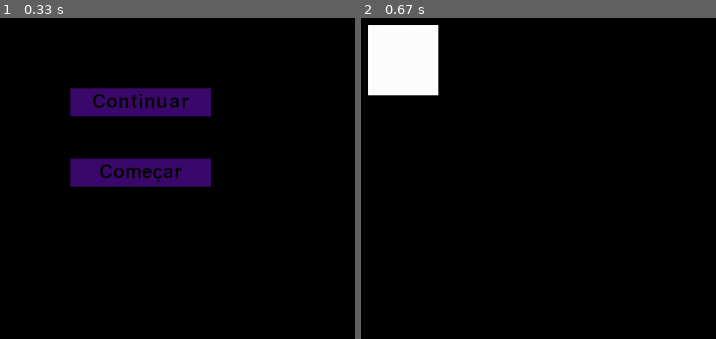
Above: before the commit, frames 1-2 (left to right).
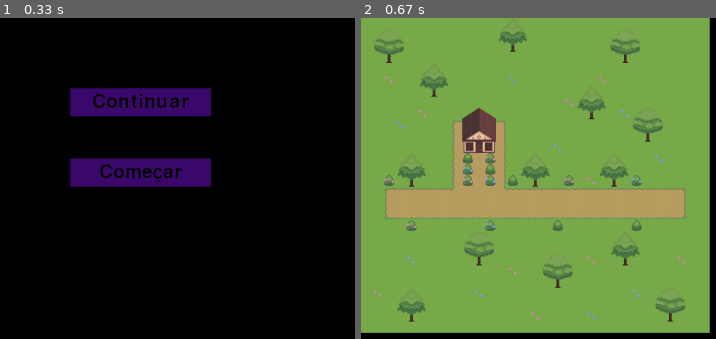
Above: after the commit, the same moments.

Repository: cabral-tiago/pygame-evert
Game: pygame game, started from main.py
Same seed, same stepped clock (60 frames per second), same inputs: the game is played once before the commit and once after it.
Inputs (mouse positions are in pixels of both pictures, inside the frame that each line leads up to):
- Up to frame 1 (0.33 s): no input
- Up to frame 2 (0.67 s): click (499, 101) at 0.38 s

Frame 1 is identical in both runs. In frame 2, 96% of the frame differs, in the area x 0-99%, y 0-99%.

Commit message:
[Add] Levels, Tilesets, Level_1
Adds support for Levels
Adds support for Tilesets
Adds Level_1 to the game

Diff:
--- /dev/null
+++ b/assets/levels/1/layers/0_bg.csv
@@ -0,0 +1,28 @@
+20,20,20,20,20,20,20,20,20,20,20,20,20,20,20,20,20,20,20,20,20,20,20,20,20,20,20,20,20,20,20
+20,20,20,20,20,20,20,20,20,20,20,20,20,20,20,20,20,20,20,20,20,20,20,20,20,20,20,20,20,20,20
+20,20,20,20,20,20,20,20,20,20,20,20,20,20,20,20,20,20,20,20,20,20,20,20,20,20,20,20,20,20,20
+20,20,20,20,20,20,20,20,20,20,20,20,20,20,20,20,20,20,20,20,20,20,20,20,20,20,20,20,20,20,20
+20,20,20,20,20,20,20,20,20,20,20,20,20,20,20,20,20,20,20,20,20,20,20,20,20,20,20,20,20,20,20
+20,20,20,20,20,20,20,20,20,20,20,20,20,20,20,20,20,20,20,20,20,20,20,20,20,20,20,20,20,20,20
+20,20,20,20,20,20,20,20,20,20,20,20,20,20,20,20,20,20,20,20,20,20,20,20,20,20,20,20,20,20,20
+20,20,20,20,20,20,20,20,20,20,20,20,20,20,20,20,20,20,20,20,20,20,20,20,20,20,20,20,20,20,20
+20,20,20,20,20,20,20,20,20,20,20,20,20,20,20,20,20,20,20,20,20,20,20,20,20,20,20,20,20,20,20
+20,20,20,20,20,20,20,20,6,7,7,7,8,20,20,20,20,20,20,20,20,20,20,20,20,20,20,20,20,20,20
+20,20,20,20,20,20,20,20,22,23,23,23,24,20,20,20,20,20,20,20,20,20,20,20,20,20,20,20,20,20,20
+20,20,20,20,20,20,20,20,22,23,23,23,24,20,20,20,20,20,20,20,20,20,20,20,20,20,20,20,20,20,20
+20,20,20,20,20,20,20,20,22,23,23,23,24,20,20,20,20,20,20,20,20,20,20,20,20,20,20,20,20,20,20
+20,20,20,20,20,20,20,20,22,23,23,23,24,20,20,20,20,20,20,20,20,20,20,20,20,20,20,20,20,20,20
+20,20,20,20,20,20,20,20,22,23,23,23,24,20,20,20,20,20,20,20,20,20,20,20,20,20,20,20,20,20,20
+20,20,6,7,7,7,7,7,120,23,23,23,118,7,7,7,7,7,7,7,7,7,7,7,7,7,7,7,8,20,20
+20,20,22,100,100,100,100,100,100,100,100,100,100,100,100,100,100,100,100,100,100,100,100,100,23,23,23,23,24,20,20
+20,20,38,39,39,39,39,39,39,39,39,39,39,39,39,39,39,39,39,39,39,39,39,39,39,39,39,39,40,20,20
+20,20,20,20,20,20,20,20,20,20,20,20,20,20,20,20,20,20,20,20,20,20,20,20,20,20,20,20,20,20,20
+20,20,20,20,20,20,20,20,20,20,20,20,20,20,20,20,20,20,20,20,20,20,20,20,20,20,20,20,20,20,20
+20,20,20,20,20,20,20,20,20,20,20,20,20,20,20,20,20,20,20,20,20,20,20,20,20,20,20,20,20,20,20
+20,20,20,20,20,20,20,20,20,20,20,20,20,20,20,20,20,20,20,20,20,20,20,20,20,20,20,20,20,20,20
+20,20,20,20,20,20,20,20,20,20,20,20,20,20,20,20,20,20,20,20,20,20,20,20,20,20,20,20,20,20,20
+20,20,20,20,20,20,20,20,20,20,20,20,20,20,20,20,20,20,20,20,20,20,20,20,20,20,20,20,20,20,20
+20,20,20,20,20,20,20,20,20,20,20,20,20,20,20,20,20,20,20,20,20,20,20,20,20,20,20,20,20,20,20
+20,20,20,20,20,20,20,20,20,20,20,20,20,20,20,20,20,20,20,20,20,20,20,20,20,20,20,20,20,20,20
+20,20,20,20,20,20,20,20,20,20,20,20,20,20,20,20,20,20,20,20,20,20,20,20,20,20,20,20,20,20,20
+20,20,20,20,20,20,20,20,20,20,20,20,20,20,20,20,20,20,20,20,20,20,20,20,20,20,20,20,20,20,20
--- /dev/null
+++ b/assets/levels/1/layers/1_bg.csv
@@ -0,0 +1,28 @@
+-1,-1,-1,-1,-1,-1,-1,-1,-1,-1,-1,-1,-1,-1,-1,-1,-1,-1,-1,-1,-1,-1,-1,-1,-1,-1,-1,-1,-1,-1,-1
+-1,-1,-1,-1,-1,-1,-1,-1,-1,-1,-1,-1,-1,-1,-1,-1,-1,-1,-1,-1,-1,-1,-1,-1,-1,-1,-1,-1,-1,-1,-1
+-1,-1,-1,-1,-1,-1,-1,-1,-1,-1,-1,-1,-1,-1,-1,-1,-1,-1,-1,-1,-1,-1,-1,-1,-1,-1,-1,-1,-1,-1,-1
+-1,-1,-1,-1,-1,-1,-1,-1,-1,-1,-1,-1,-1,-1,-1,-1,-1,-1,-1,-1,-1,-1,-1,-1,-1,-1,-1,-1,-1,-1,-1
+-1,-1,-1,-1,-1,-1,-1,-1,-1,-1,-1,-1,-1,-1,-1,-1,-1,-1,-1,-1,-1,-1,-1,-1,-1,-1,-1,-1,-1,-1,-1
+-1,-1,217,-1,-1,-1,-1,-1,-1,-1,-1,-1,-1,201,-1,-1,-1,-1,-1,-1,-1,217,-1,-1,-1,-1,-1,-1,-1,-1,-1
+-1,-1,-1,-1,-1,-1,-1,-1,-1,-1,-1,-1,-1,-1,-1,-1,-1,-1,-1,-1,-1,-1,-1,-1,-1,-1,-1,-1,-1,-1,-1
+-1,-1,-1,-1,-1,-1,-1,-1,-1,-1,-1,-1,-1,-1,-1,-1,-1,-1,217,-1,-1,-1,-1,-1,-1,-1,-1,-1,-1,-1,-1
+-1,-1,-1,-1,-1,217,-1,-1,-1,-1,-1,-1,-1,-1,-1,-1,-1,-1,-1,-1,-1,-1,-1,201,-1,-1,-1,-1,-1,-1,-1
+-1,-1,-1,201,-1,-1,-1,-1,-1,-1,-1,-1,-1,-1,-1,-1,-1,-1,-1,-1,-1,-1,-1,-1,-1,-1,-1,-1,-1,-1,-1
+-1,-1,-1,-1,-1,-1,-1,-1,-1,-1,-1,-1,-1,-1,-1,-1,-1,-1,-1,-1,-1,-1,-1,-1,-1,-1,-1,-1,-1,-1,-1
+-1,-1,-1,-1,-1,-1,-1,-1,-1,-1,-1,-1,-1,-1,-1,-1,-1,201,-1,-1,-1,-1,-1,-1,-1,-1,-1,-1,-1,-1,-1
+-1,-1,-1,-1,-1,-1,-1,-1,-1,-1,-1,-1,-1,-1,-1,-1,-1,-1,-1,-1,-1,-1,-1,-1,-1,-1,201,-1,-1,-1,-1
+-1,-1,-1,-1,-1,-1,-1,-1,-1,-1,-1,-1,-1,-1,-1,-1,-1,-1,-1,-1,-1,-1,-1,-1,-1,-1,-1,-1,-1,-1,-1
+-1,-1,-1,-1,-1,-1,-1,-1,-1,-1,-1,-1,-1,-1,-1,-1,-1,-1,-1,-1,217,-1,-1,-1,-1,-1,-1,-1,-1,-1,-1
+-1,-1,-1,-1,-1,-1,-1,-1,-1,-1,-1,-1,-1,-1,-1,-1,-1,-1,-1,-1,-1,-1,-1,-1,-1,-1,-1,-1,-1,-1,-1
+-1,-1,-1,-1,-1,-1,-1,-1,-1,-1,-1,-1,-1,-1,-1,-1,-1,-1,-1,-1,-1,-1,-1,-1,-1,-1,-1,-1,-1,-1,-1
+-1,-1,-1,-1,-1,-1,-1,-1,-1,-1,-1,-1,-1,-1,-1,-1,-1,-1,-1,-1,-1,-1,-1,-1,-1,-1,-1,-1,-1,-1,-1
+-1,-1,-1,-1,-1,-1,-1,-1,-1,-1,-1,-1,-1,-1,-1,-1,-1,-1,-1,-1,-1,-1,-1,-1,-1,-1,-1,-1,-1,-1,-1
+-1,-1,-1,-1,-1,-1,-1,-1,-1,-1,-1,-1,-1,-1,-1,-1,-1,-1,-1,-1,-1,-1,-1,-1,-1,-1,-1,-1,-1,-1,-1
+-1,-1,-1,-1,-1,-1,-1,-1,-1,-1,-1,-1,-1,-1,-1,-1,-1,-1,-1,-1,-1,-1,-1,-1,-1,-1,-1,-1,-1,-1,-1
+-1,-1,-1,-1,201,-1,-1,-1,-1,-1,-1,-1,-1,-1,-1,-1,-1,-1,-1,-1,217,-1,-1,-1,-1,-1,-1,-1,217,-1,-1
+-1,-1,-1,-1,-1,-1,-1,-1,-1,-1,-1,-1,-1,217,-1,-1,-1,-1,-1,-1,-1,-1,-1,-1,-1,-1,-1,-1,-1,-1,-1
+-1,-1,-1,-1,-1,-1,-1,-1,-1,-1,-1,-1,-1,-1,-1,-1,-1,-1,-1,-1,-1,-1,-1,-1,-1,-1,-1,-1,-1,-1,-1
+-1,217,-1,-1,-1,-1,-1,-1,-1,-1,201,-1,-1,-1,-1,-1,-1,-1,-1,-1,-1,-1,-1,-1,201,-1,-1,-1,-1,-1,-1
+-1,-1,-1,-1,-1,-1,-1,-1,-1,-1,-1,-1,-1,-1,-1,-1,-1,-1,-1,-1,-1,-1,-1,-1,-1,-1,-1,-1,-1,-1,-1
+-1,-1,-1,-1,-1,-1,-1,-1,-1,-1,-1,-1,-1,-1,-1,217,-1,-1,-1,-1,201,-1,-1,-1,-1,-1,-1,-1,-1,-1,-1
+-1,-1,-1,-1,-1,-1,-1,-1,-1,-1,-1,-1,-1,-1,-1,-1,-1,-1,-1,-1,-1,-1,-1,-1,-1,-1,-1,-1,-1,-1,-1
--- /dev/null
+++ b/assets/levels/1/layers/2_ob.csv
@@ -0,0 +1,28 @@
+-1,-1,-1,-1,-1,-1,-1,-1,-1,-1,-1,-1,134,135,136,-1,-1,-1,-1,-1,-1,-1,-1,-1,-1,-1,-1,-1,-1,-1,-1
+-1,182,183,184,-1,-1,-1,-1,-1,-1,-1,-1,150,151,152,-1,-1,-1,-1,-1,-1,-1,182,183,184,-1,-1,-1,-1,-1,-1
+-1,198,199,200,-1,-1,-1,-1,-1,-1,-1,-1,166,167,168,-1,-1,-1,-1,-1,-1,-1,198,199,200,-1,-1,-1,-1,-1,-1
+-1,214,215,216,-1,-1,-1,-1,-1,-1,-1,-1,-1,-1,-1,-1,-1,-1,-1,-1,-1,-1,214,215,216,-1,-1,-1,-1,-1,-1
+-1,-1,-1,-1,-1,134,135,136,-1,-1,-1,-1,-1,-1,-1,-1,-1,-1,-1,-1,-1,-1,-1,-1,-1,-1,-1,-1,-1,-1,-1
+-1,-1,-1,-1,-1,150,151,152,-1,-1,-1,-1,-1,-1,-1,-1,-1,-1,-1,-1,-1,-1,-1,-1,-1,-1,-1,-1,-1,-1,-1
+-1,-1,-1,-1,-1,166,167,168,-1,-1,-1,-1,-1,-1,-1,-1,-1,-1,-1,134,135,136,-1,-1,-1,-1,-1,-1,-1,-1,-1
+-1,-1,-1,-1,-1,-1,-1,-1,-1,-1,-1,-1,-1,-1,-1,-1,-1,-1,-1,150,151,152,-1,-1,-1,-1,-1,-1,-1,-1,-1
+-1,-1,-1,-1,-1,-1,-1,-1,-1,157,158,159,-1,-1,-1,-1,-1,-1,-1,166,167,168,-1,-1,182,183,184,-1,-1,-1,-1
+-1,-1,-1,-1,-1,-1,-1,-1,-1,173,174,175,-1,-1,-1,-1,-1,-1,-1,-1,-1,-1,-1,-1,198,199,200,-1,-1,-1,-1
+-1,-1,-1,-1,-1,-1,-1,-1,-1,189,190,191,-1,-1,-1,-1,-1,-1,-1,-1,-1,-1,-1,-1,214,215,216,-1,-1,-1,-1
+-1,-1,-1,-1,-1,-1,-1,-1,-1,205,206,207,-1,-1,-1,-1,-1,-1,-1,-1,-1,-1,-1,-1,-1,-1,-1,-1,-1,-1,-1
+-1,-1,-1,134,135,136,-1,-1,-1,153,-1,169,-1,-1,134,135,136,-1,-1,-1,-1,134,135,136,-1,-1,-1,-1,-1,-1,-1
+-1,-1,-1,150,151,152,-1,-1,-1,185,-1,153,-1,-1,150,151,152,-1,-1,-1,-1,150,151,152,-1,-1,-1,-1,-1,-1,-1
+-1,-1,169,166,167,168,-1,-1,-1,169,-1,185,-1,153,166,167,168,-1,169,-1,-1,166,167,168,185,-1,-1,-1,-1,-1,-1
+-1,-1,-1,-1,-1,-1,-1,-1,-1,-1,-1,-1,-1,-1,-1,-1,-1,-1,-1,-1,-1,-1,-1,-1,-1,-1,-1,-1,-1,-1,-1
+-1,-1,-1,-1,-1,-1,-1,-1,-1,-1,-1,-1,-1,-1,-1,-1,-1,-1,-1,-1,-1,-1,-1,-1,-1,-1,-1,-1,-1,-1,-1
+-1,-1,-1,-1,-1,-1,-1,-1,-1,-1,-1,-1,-1,-1,-1,-1,-1,-1,-1,-1,-1,-1,-1,-1,-1,-1,-1,-1,-1,-1,-1
+-1,-1,-1,-1,169,-1,-1,-1,-1,-1,-1,185,-1,-1,-1,-1,-1,153,-1,-1,-1,-1,-1,-1,153,-1,-1,-1,-1,-1,-1
+-1,-1,-1,-1,-1,-1,-1,-1,-1,182,183,184,-1,-1,-1,-1,-1,-1,-1,-1,-1,-1,134,135,136,-1,-1,-1,-1,-1,-1
+-1,-1,-1,-1,-1,-1,-1,-1,-1,198,199,200,-1,-1,-1,-1,-1,-1,-1,-1,-1,-1,150,151,152,-1,-1,-1,-1,-1,-1
+-1,-1,-1,-1,-1,-1,-1,-1,-1,214,215,216,-1,-1,-1,-1,182,183,184,-1,-1,-1,166,167,168,-1,-1,-1,-1,-1,-1
+-1,-1,-1,-1,-1,-1,-1,-1,-1,-1,-1,-1,-1,-1,-1,-1,198,199,200,-1,-1,-1,-1,-1,-1,-1,-1,-1,-1,-1,-1
+-1,-1,-1,-1,-1,-1,-1,-1,-1,-1,-1,-1,-1,-1,-1,-1,214,215,216,-1,-1,-1,-1,-1,-1,-1,-1,-1,-1,-1,-1
+-1,-1,-1,134,135,136,-1,-1,-1,-1,-1,-1,-1,-1,-1,-1,-1,-1,-1,-1,-1,-1,-1,-1,-1,-1,182,183,184,-1,-1
+-1,-1,-1,150,151,152,-1,-1,-1,-1,-1,-1,-1,-1,-1,-1,-1,-1,-1,-1,-1,-1,-1,-1,-1,-1,198,199,200,-1,-1
+-1,-1,-1,166,167,168,-1,-1,-1,-1,-1,-1,-1,-1,-1,-1,-1,-1,-1,-1,-1,-1,-1,-1,-1,-1,214,215,216,-1,-1
+-1,-1,-1,-1,-1,-1,-1,-1,-1,-1,-1,-1,-1,-1,-1,-1,-1,-1,-1,-1,-1,-1,-1,-1,-1,-1,-1,-1,-1,-1,-1
--- /dev/null
+++ b/assets/levels/1/tileset_info.csv
@@ -0,0 +1,2 @@
+assets\images\grassy_lands.png
+16, 16
--- /dev/null
+++ b/classes/level.py
@@ -0,0 +1,63 @@
+import os
+import pygame
+from pygame.surface import Surface
+from classes.tileset import Tileset
+
+
+class LevelLayer:
+    def __init__(self, path: str, collide: bool, tileset: Tileset) -> None:
+        self.__map: list[list[int]] = []
+        self.__collide = collide  # TODO: Implement properly the obstacle layers
+        self.__tileset = tileset
+
+        with open(path, "r", encoding="utf-8") as file:
+            line = file.readline().strip()
+            while line != "":
+                row = [int(n) for n in line.split(",")]
+                self.__map.append(row)
+                line = file.readline().strip()
+
+        tile_w = tileset.get_tile(0).get_width()
+        tile_h = tileset.get_tile(0).get_height()
+
+        width = len(self.__map[0])
+        height = len(self.__map)
+        self.__surface: Surface = Surface((width * tile_w, height * tile_h), pygame.SRCALPHA)
+
+        for h, row in enumerate(self.__map):
+            for w, column in enumerate(row):
+                if column != -1:
+                    self.__surface.blit(self.__tileset.get_tile(column), (w * tile_w, h * tile_h))
+
+    def is_obstacle(self) -> bool:
+        return self.__collide
+
+    def get_surface(self) -> Surface:
+        return self.__surface
+
+
+class Level:
+    def __init__(self, path) -> None:
+        with open(path+"/tileset_info.csv", "r", encoding="utf-8") as file:
+            tileset_path = file.readline().strip()
+            tile_w, tile_h = [int(x.strip()) for x in file.readline().strip().split(",")]
+
+        self.__tileset = Tileset(tileset_path, (tile_w, tile_h))
+
+        layers_path = path + "/layers"
+        layer_files = [f.name for f in os.scandir(layers_path) if f.name.endswith(".csv")]
+        ordered_layers = sorted([(int(i[:-7]), i) for i in layer_files])
+
+        self.__layers: list[LevelLayer] = []
+
+        for _, file in ordered_layers:
+            layer_collide = True if file[:-4].split("_")[1] == "ob" else False
+            layer = LevelLayer(layers_path + "/" + file, layer_collide, self.__tileset)
+            self.__layers.append(layer)
+
+    def get_layer(self, index: int) -> LevelLayer:
+        return self.__layers[index]
+
+    def draw(self, screen: Surface) -> None:
+        for layer in self.__layers:
+            screen.blit(layer.get_surface(), (0, 0))
--- /dev/null
+++ b/classes/tileset.py
@@ -0,0 +1,19 @@
+from typing import Tuple
+import pygame
+from pygame.surface import Surface
+
+
+class Tileset:
+    def __init__(self, path: str, tile_size: Tuple[int, int]) -> None:
+        self.__original_image = pygame.image.load(path)
+        self.__tiles: list[Surface] = []
+
+        columns = self.__original_image.get_width() // tile_size[0]
+        rows = self.__original_image.get_height() // tile_size[1]
+        for r in range(rows):
+            for c in range(columns):
+                position = (tile_size[0] * c, tile_size[1] * r)
+                self.__tiles.append(self.__original_image.subsurface(pygame.Rect(position, tile_size)))
+
+    def get_tile(self, index: int) -> Surface:
+        return self.__tiles[index]
--- a/scenes/world.py
+++ b/scenes/world.py
@@ -1,4 +1,4 @@
-from classes.gameobject import GameObject
+from classes.level import Level
 from classes.scene import Scene
 from pygame.surface import Surface
 
@@ -7,7 +7,8 @@
     def __init__(self) -> None:
         super().__init__()
 
-        placeholder_surface = Surface((100,100))
-        placeholder_surface.fill("white")
-        placeholder_object = GameObject(placeholder_surface, 10, 10)
-        self.objects.append(placeholder_object)
+        self.level_1: Level = Level("assets/levels/1")
+
+    def draw(self, screen: Surface) -> None:
+        self.level_1.draw(screen)
+        super().draw(screen)
Binary file added: assets/images/grassy_lands.png
